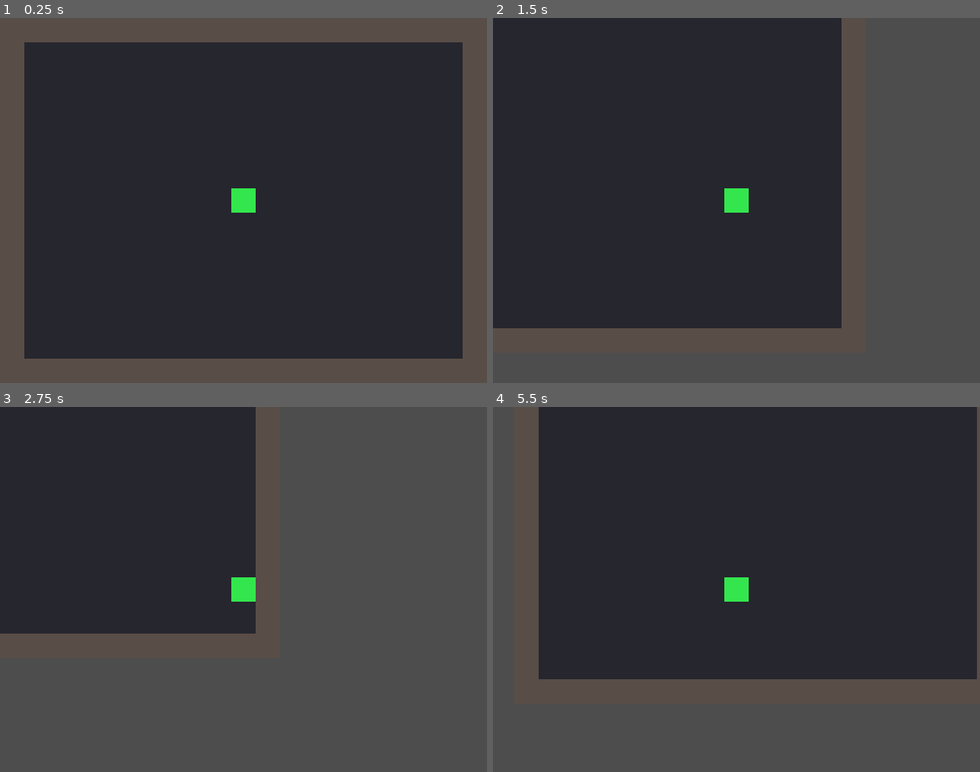
Above: before the commit, frames 1-4 (two rows, left to right).
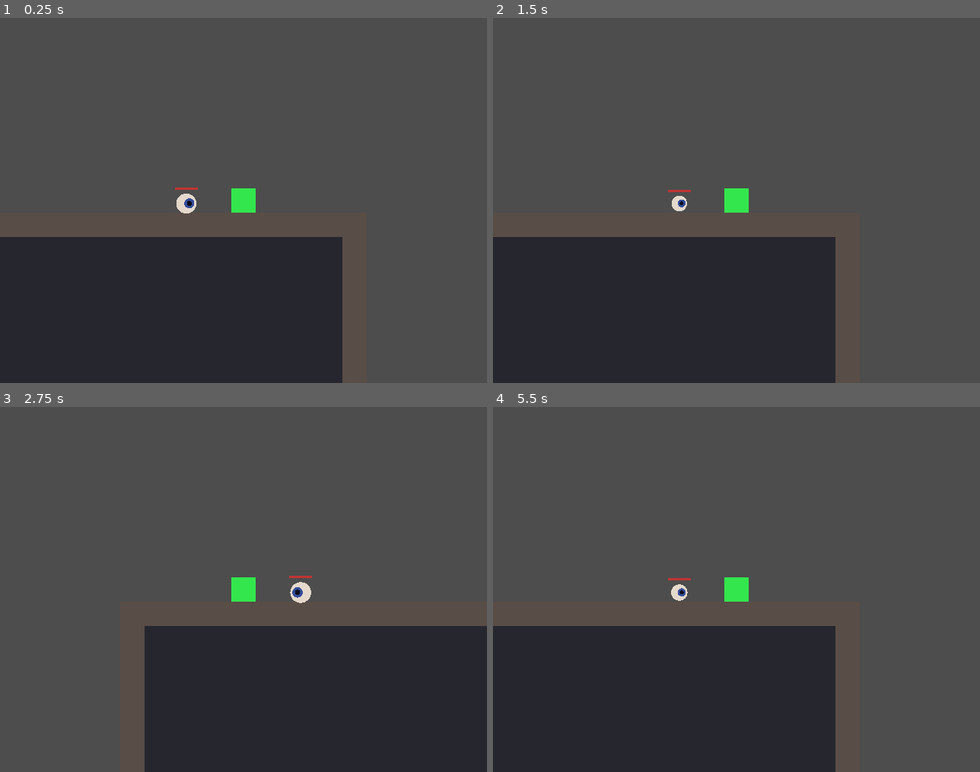
Above: after the commit, the same moments.

Repository: n8Develop/GODMACHINE
Game: Godot game, scene res://scenes/main.tscn
Two runs of this game, one before a commit and one after it. Both use one fixed random seed, a clock stepped at 60 frames per second and the inputs below.
Inputs:
- Up to frame 1 (0.25 s): no input
- Up to frame 2 (1.5 s): hold Right (move_right) 0.53-1.28 s; hold Down (move_down) from 1.28 s (still down)
- Up to frame 3 (2.75 s): release Down (move_down) at 2.03 s; hold Right (move_right) from 2.03 s (still down)
- Up to frame 4 (5.5 s): release Right (move_right) at 2.78 s; hold Up (move_up) 2.78-3.53 s; hold Left (move_left) 3.53-5.03 s; hold Down (move_down) from 5.03 s (still down)

The runs differ from the first frame. In frame 1, 62% of the frame differs, in the area x 0-95%, y 6-100%; in frame 2, 53%; in frame 3, 60%; in frame 4, 77%, in the area x 0-100%, y 0-100%.

Commit message:
Cycle 1: spawn first_enemy_watcher

Diff:
--- /dev/null
+++ b/game/scenes/enemy_watcher.tscn
@@ -0,0 +1,22 @@
+[gd_scene load_steps=3 format=3 uid="uid://c8y4m5n2p1qr3"]
+
+[ext_resource type="Script" path="res://scripts/enemy_watcher.gd" id="1"]
+
+[sub_resource type="CircleShape2D" id="CircleShape2D_1"]
+radius = 12.0
+
+[node name="EnemyWatcher" type="CharacterBody2D"]
+collision_layer = 2
+collision_mask = 1
+script = ExtResource("1")
+
+[node name="CollisionShape2D" type="CollisionShape2D" parent="."]
+shape = SubResource("CircleShape2D_1")
+
+[node name="DetectionArea" type="Area2D" parent="."]
+collision_layer = 0
+collision_mask = 1
+
+[node name="DetectionShape" type="CollisionShape2D" parent="DetectionArea"]
+shape = SubResource("CircleShape2D_1")
+scale = Vector2(25, 25)
--- a/game/scenes/main.tscn
+++ b/game/scenes/main.tscn
@@ -1,42 +1,50 @@
-[gd_scene load_steps=7 format=3]
+[gd_scene load_steps=4 format=3 uid="uid://b6j8k9l3m4n5o"]
 
-[ext_resource type="PackedScene" path="res://scenes/player.tscn" id="1_player"]
-[ext_resource type="Script" path="res://scripts/room_builder.gd" id="2_room"]
+[ext_resource type="PackedScene" uid="uid://player_scene_uid" path="res://scenes/player.tscn" id="1"]
+[ext_resource type="Script" path="res://scripts/room_builder.gd" id="2"]
+[ext_resource type="PackedScene" uid="uid://c8y4m5n2p1qr3" path="res://scenes/enemy_watcher.tscn" id="3"]
 
-[sub_resource type="WorldBoundaryShape2D" id="WBS_top"]
-normal = Vector2(0, 1)
-distance = 32.0
+[sub_resource type="WorldBoundaryShape2D" id="WorldBoundaryShape2D_1"]
 
-[sub_resource type="WorldBoundaryShape2D" id="WBS_bottom"]
+[sub_resource type="WorldBoundaryShape2D" id="WorldBoundaryShape2D_2"]
 normal = Vector2(0, -1)
-distance = -448.0
 
-[sub_resource type="WorldBoundaryShape2D" id="WBS_left"]
+[sub_resource type="WorldBoundaryShape2D" id="WorldBoundaryShape2D_3"]
+normal = Vector2(-1, 0)
+
+[sub_resource type="WorldBoundaryShape2D" id="WorldBoundaryShape2D_4"]
 normal = Vector2(1, 0)
-distance = 32.0
-
-[sub_resource type="WorldBoundaryShape2D" id="WBS_right"]
-normal = Vector2(-1, 0)
-distance = -608.0
 
 [node name="Main" type="Node2D"]
-script = ExtResource("2_room")
+
+[node name="RoomBuilder" type="Node2D" parent="."]
+script = ExtResource("2")
 
 [node name="Walls" type="StaticBody2D" parent="."]
 collision_layer = 1
 collision_mask = 0
 
-[node name="Top" type="CollisionShape2D" parent="Walls"]
-shape = SubResource("WBS_top")
+[node name="TopWall" type="CollisionShape2D" parent="Walls"]
+position = Vector2(320, 0)
+shape = SubResource("WorldBoundaryShape2D_1")
 
-[node name="Bottom" type="CollisionShape2D" parent="Walls"]
-shape = SubResource("WBS_bottom")
+[node name="BottomWall" type="CollisionShape2D" parent="Walls"]
+position = Vector2(320, 480)
+shape = SubResource("WorldBoundaryShape2D_2")
 
-[node name="Left" type="CollisionShape2D" parent="Walls"]
-shape = SubResource("WBS_left")
+[node name="LeftWall" type="CollisionShape2D" parent="Walls"]
+position = Vector2(0, 240)
+shape = SubResource("WorldBoundaryShape2D_3")
 
-[node name="Right" type="CollisionShape2D" parent="Walls"]
-shape = SubResource("WBS_right")
+[node name="RightWall" type="CollisionShape2D" parent="Walls"]
+position = Vector2(640, 240)
+shape = SubResource("WorldBoundaryShape2D_4")
 
-[node name="Player" parent="." instance=ExtResource("1_player")]
+[node name="Player" parent="." instance=ExtResource("1")]
 position = Vector2(320, 240)
+
+[node name="Watcher1" parent="." instance=ExtResource("3")]
+position = Vector2(480, 150)
+
+[node name="Watcher2" parent="." instance=ExtResource("3")]
+position = Vector2(160, 350)
--- /dev/null
+++ b/game/scripts/enemy_base.gd
@@ -0,0 +1,33 @@
+extends CharacterBody2D
+class_name EnemyBase
+
+## Base class for all dungeon enemies.
+## Handles basic movement, health, and death.
+
+@export var max_hp: int = 20
+@export var speed: float = 80.0
+@export var damage: int = 10
+
+var current_hp: int = max_hp
+var player: CharacterBody2D = null
+
+func _ready() -> void:
+	add_to_group("enemies")
+	current_hp = max_hp
+
+func take_damage(amount: int) -> void:
+	current_hp -= amount
+	if current_hp <= 0:
+		die()
+
+func die() -> void:
+	queue_free()
+
+func _physics_process(_delta: float) -> void:
+	if player and is_instance_valid(player):
+		ai_behavior()
+		move_and_slide()
+
+func ai_behavior() -> void:
+	# Override in subclasses
+	pass
--- /dev/null
+++ b/game/scripts/enemy_watcher.gd
@@ -0,0 +1,63 @@
+extends EnemyBase
+
+## THE WATCHER
+## A pulsing eye that drifts slowly toward the player.
+## It observes. It remembers. It reports to something deeper.
+
+@export var detection_range: float = 300.0
+@export var hover_amplitude: float = 8.0
+@export var hover_speed: float = 2.0
+
+var time_alive: float = 0.0
+
+func _ready() -> void:
+	super._ready()
+	max_hp = 15
+	current_hp = max_hp
+	speed = 50.0
+	damage = 5
+
+func _process(delta: float) -> void:
+	time_alive += delta
+	queue_redraw()
+
+func ai_behavior() -> void:
+	if not player:
+		return
+
+	var distance := global_position.distance_to(player.global_position)
+
+	if distance < detection_range:
+		var direction := global_position.direction_to(player.global_position)
+		# Slow drift toward player with vertical hover
+		var hover_offset := sin(time_alive * hover_speed) * hover_amplitude
+		velocity = direction * speed
+		velocity.y += hover_offset
+
+func _draw() -> void:
+	# Pulsing eye visual
+	var pulse := 1.0 + sin(time_alive * 3.0) * 0.15
+	var radius := 12.0 * pulse
+
+	# Outer eye (sclera)
+	draw_circle(Vector2.ZERO, radius, Color(0.9, 0.85, 0.8, 0.95))
+
+	# Iris - looks toward player
+	var iris_offset := Vector2.ZERO
+	if player and is_instance_valid(player):
+		var look_dir := global_position.direction_to(player.global_position)
+		iris_offset = look_dir * (radius * 0.3)
+
+	draw_circle(iris_offset, radius * 0.5, Color(0.2, 0.3, 0.6, 1.0))
+
+	# Pupil
+	draw_circle(iris_offset, radius * 0.25, Color(0.05, 0.05, 0.1, 1.0))
+
+	# Health bar
+	var bar_width := 30.0
+	var bar_height := 3.0
+	var bar_y := -radius - 8.0
+	var hp_ratio := float(current_hp) / float(max_hp)
+
+	draw_rect(Rect2(-bar_width/2, bar_y, bar_width, bar_height), Color(0.2, 0.2, 0.2, 0.7))
+	draw_rect(Rect2(-bar_width/2, bar_y, bar_width * hp_ratio, bar_height), Color(0.8, 0.2, 0.2, 0.9))
--- a/game/scripts/game_manager.gd
+++ b/game/scripts/game_manager.gd
@@ -6,6 +6,21 @@
 
 var current_cycle: int = 0
 var world_seed: int = 0
+var player: CharacterBody2D = null
 
 func _ready() -> void:
 	print("[GameManager] Initialized — cycle ", current_cycle)
+	# Wait a frame for scene tree to populate
+	call_deferred("_link_player")
+
+func _link_player() -> void:
+	player = get_tree().get_first_node_in_group("player")
+	if player:
+		print("[GameManager] Player linked")
+		_distribute_player_reference()
+
+func _distribute_player_reference() -> void:
+	# Give all enemies a reference to the player
+	for enemy in get_tree().get_nodes_in_group("enemies"):
+		if enemy.has_method("set"):
+			enemy.player = player
--- a/game/scripts/player.gd
+++ b/game/scripts/player.gd
@@ -1,6 +1,9 @@
 extends CharacterBody2D
 
 @export var speed: float = 200.0
+
+func _ready() -> void:
+	add_to_group("player")
 
 func _physics_process(_delta: float) -> void:
 	var input_dir := Vector2.ZERO
Not shown, changed: lore/cycle_log.xml
